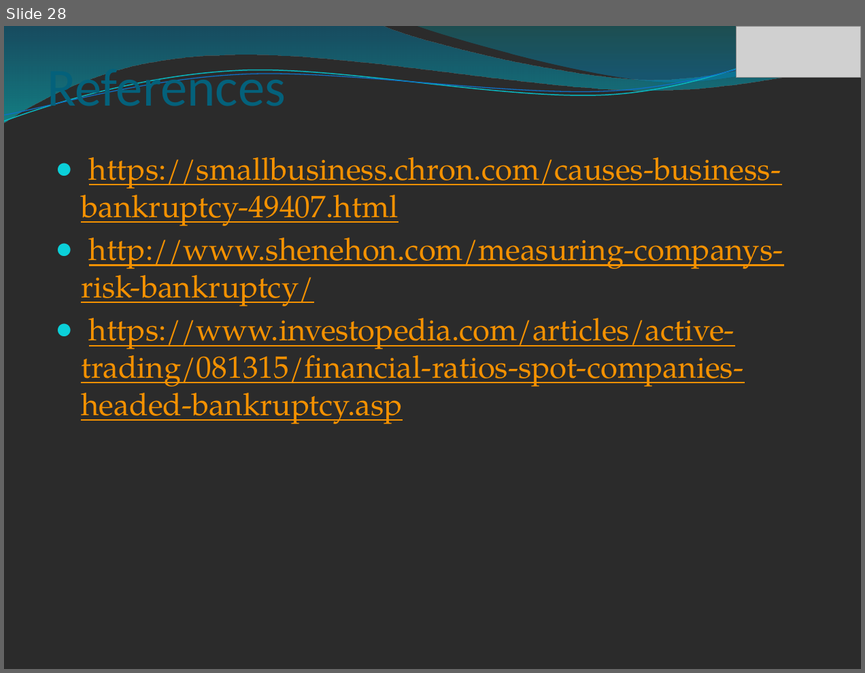
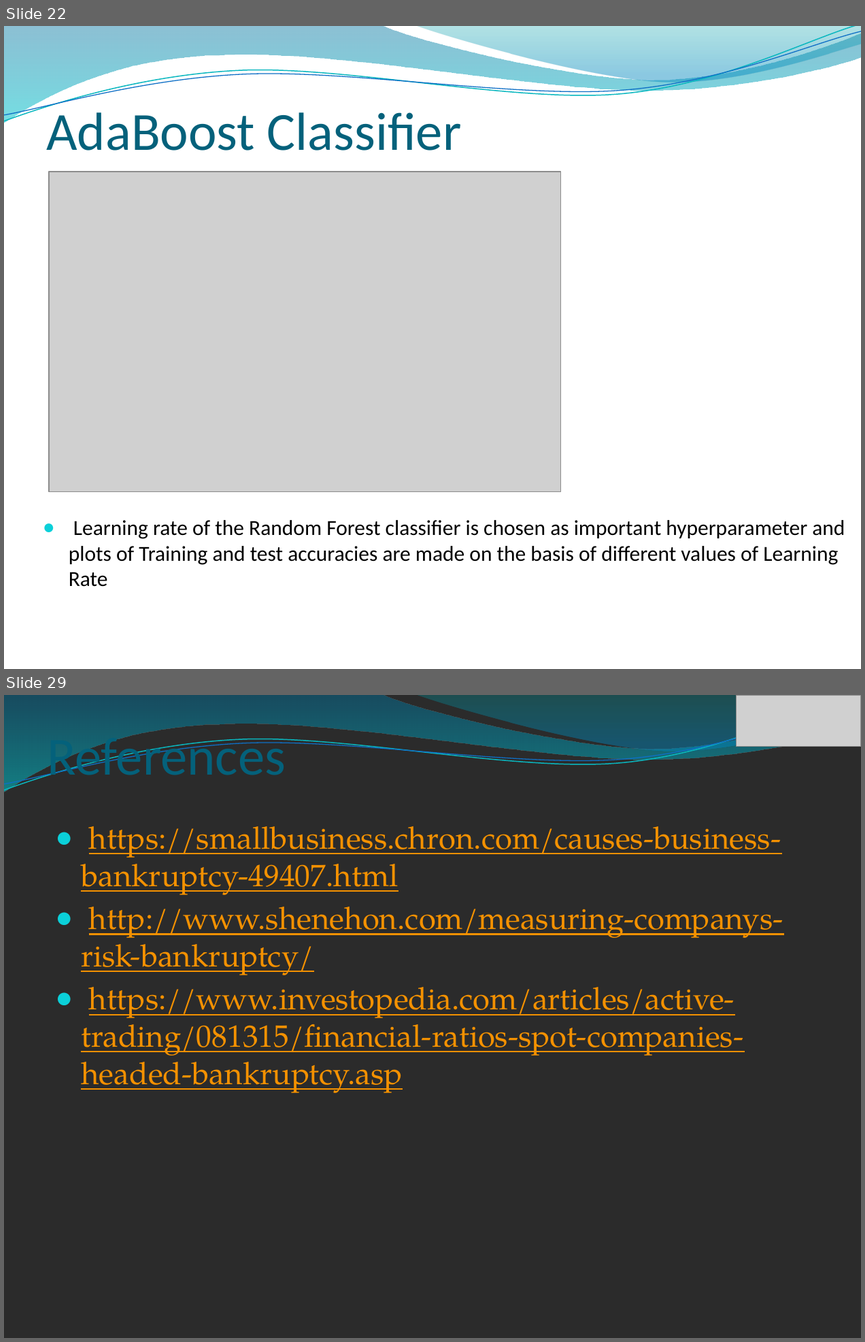
Before and after one commit to iamkuntaldinda/datasets-, a slide deck: Practicum 3.pptx. Shown one above the other, each under a label of ours: slide 28 before the commit, slides 22 and 29 after it; the slides between them are not shown. The pictures are 865x673 and 865x1342 pixels, drawn with LibreOffice and Linux fonts; fonts in the diff are those of the drawing; grey boxes stand for pictures; background and template pictures are left out; a plain dark background stands for a picture behind light text. Boxes give left, top, right and bottom in pixels: in the first picture for what was removed or moved away, otherwise in the second. Text is boxed around its words. In the diff, an @@ line names an element or a change of style, - is before the commit and + after.

```diff
--- a/Practicum 3.pptx
+++ b/Practicum 3.pptx
@@ slide 22 added at <box>4,26,861,669</box>, background picture (left out); not listed: 4 template elements that a slide beside it also shows @@
@@ title added at <box>46,105,462,150</box>, 45 pt, text #04617B @@
+AdaBoost Classifier
@@ picture added at <box>49,172,560,492</box> @@
@@ text added at <box>69,520,844,586</box>, 18 pt, text #000000 @@
+● Learning rate of the Random Forest classifier is chosen as important hyperparameter and plots of Training and test accuracies are made on the basis of different values of Learning Rate
@@ what was slide 28 is now slide 29 @@
```
Also in this commit, not shown: 10 slides changed, 7 other slides added, 7 slides removed, 2 other files.
